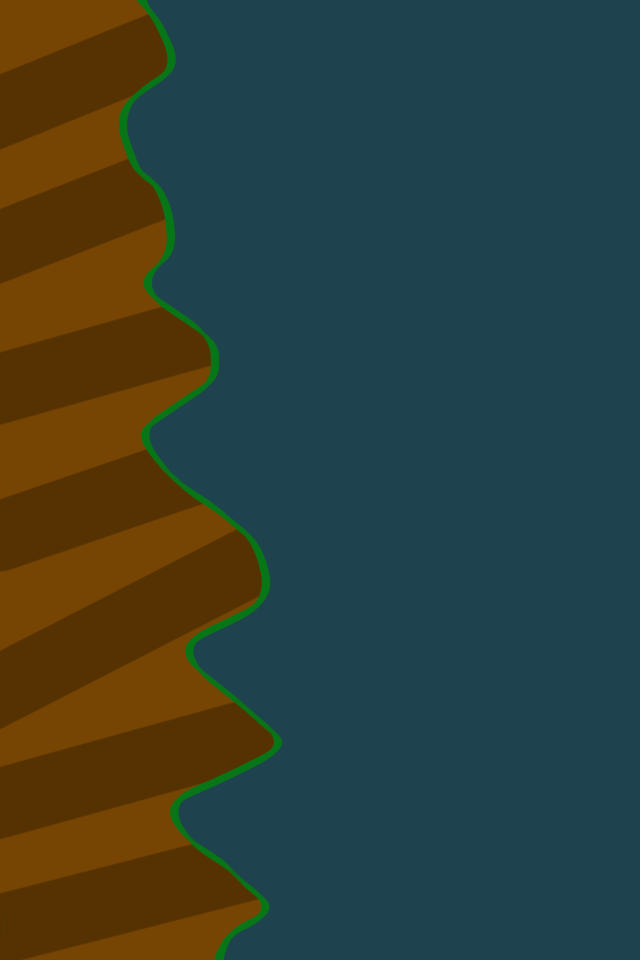
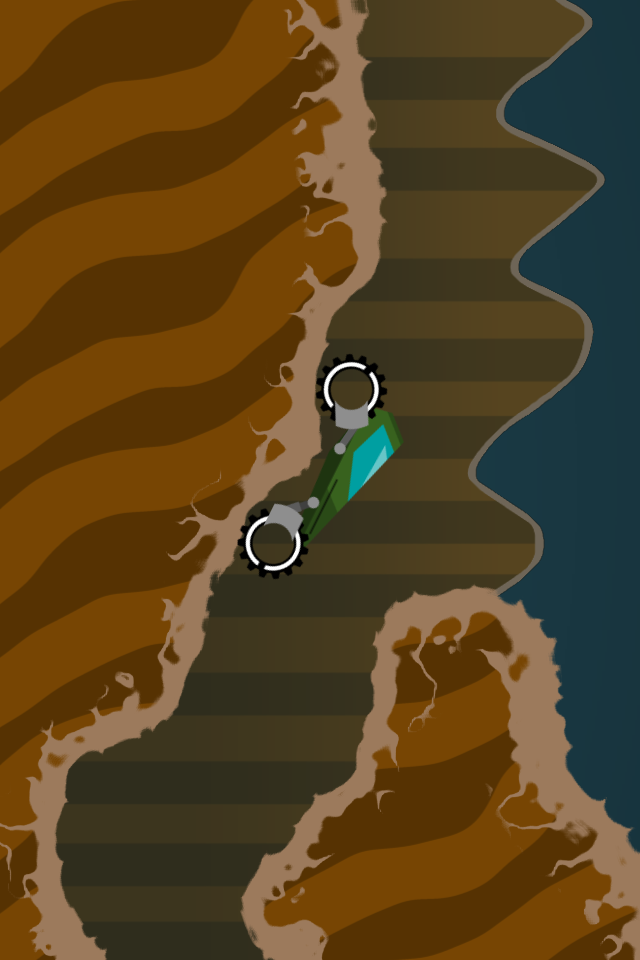
Two versions of the same layered image (640×960). Layer-by-layer changes:
removed layer "Color Fill 3" over 3, 0, 283, 960
removed layer "Color Fill 5" over 0, 0, 375, 960
removed layer "Color Fill 2" over 0, 0, 281, 960
removed layer "Color Fill 4" over 0, 0, 640, 960
added layer "Layer 0" over 0, 0, 640, 960
